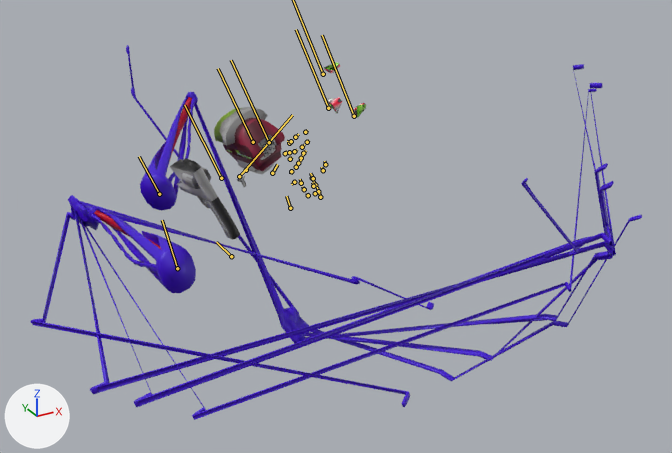
The FBX model Badass_Upgrade/DESIGN/GrupoA/Player/Rifle/Armature/rifle_v1.fbx as it was, and as the next commit left it.
Camera for both pictures: a 50 mm camera at (-0.0523, -0.1566, 0.0712) aimed at (0.0292, -0.0084, -0.0029). Arrows for +X, +Y and +Z are at lower left; the lights stay in place. Both versions are drawn at frame 295 of the action 'Default Take'; the numbers are the values there. The bones that bend it are drawn over the model as lines.

Objects in the first picture: 'Cube_005', 'RArm', 'Rifle1', 'Rifle2', 'Rotating_Blade', 'Rotating_Blade_001', 'Rotating_Blade_002', 'Trigger'.
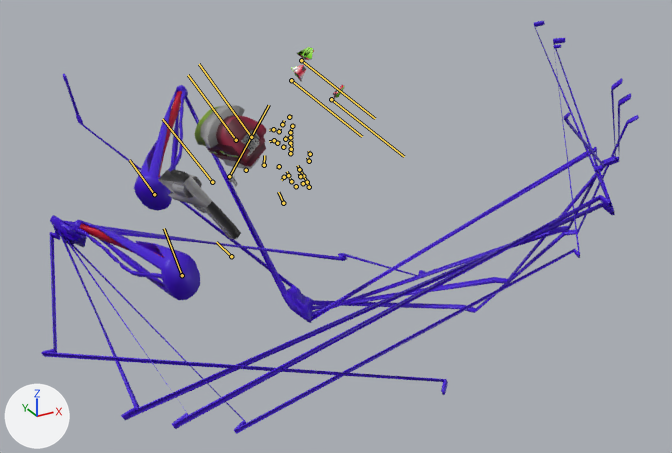
The edits, one by one:
Bone 'Bone' (bone_bone) moves from (-0.746, 0.158, 0.586) to (-0.934, 0.111, 0.586).
Bone 'Bone' (bone_bone) turns from (0, 11, 23) to (1, 16, 33) degrees about its own x, y and z.
Bone 'Bone_003' (bone_bone_003) moves from (0.0, 0.0, 0.0) to (0.0, -1.063, 0.419).
Bone 'Bone_003' (bone_bone_003) turns from (0, 0, 0) to (141, 0, 0) degrees about its own x, y and z.
Bone 'Bone_004' (bone_bone_004) moves from (0.0, 0.0, 0.0) to (0.0, 0.793, 0.562).
Bone 'Bone_004' (bone_bone_004) turns from (0, 0, 0) to (141, 0, 0) degrees about its own x, y and z.
Bone 'Bone_005' (bone_bone_005) moves from (0.0, 0.0, 0.0) to (0.0, 0.271, -0.98).
Bone 'Bone_005' (bone_bone_005) turns from (0, 0, 0) to (141, 0, 0) degrees about its own x, y and z.
Bone 'Bone_0' (bone_bone_0) moves from (-0.908, -0.144, -0.283) to (-0.882, -0.218, -0.136).
Bone 'Bone_0' (bone_bone_0) turns from (1, 9, 12) to (2, 16, 16) degrees about its own x, y and z.
Bone 'Bone_2' (bone_bone_2) turns from (0, 0, 6) to (0, 0, 9) degrees about its own x, y and z.
Bone 'Bone_016' (bone_bone_016) moves from (0.122, 0.0, 0.005) to (0.024, 0.0, -0.014).
Bone 'Bone_016' (bone_bone_016) turns from (8, -38, 18) to (8, -38, 24) degrees about its own x, y and z.
Bone 'Bone_017' (bone_bone_017) turns from (-96, -5, 19) to (-84, 7, 18) degrees about its own x, y and z.

Changed parts and their boxes [x1, y1, x2, y2] in the pictures (672 x 453 px):
'RArm', posed (16% taller): before [30, 64, 616, 420]; after [41, 21, 615, 434]
'Cube_005', posed (12% wider, 26% shorter): before [126, 45, 642, 381]; after [63, 73, 639, 323]
'Rifle2', posed: before [214, 107, 285, 174]; after [194, 104, 266, 169]
'Rifle1', posed (18% wider, 13% shorter): before [170, 158, 240, 239]; after [158, 169, 241, 239]
'Rotating_Blade_001', posed: before [326, 98, 342, 113]; after [297, 47, 314, 60]
'Rotating_Blade', posed: before [354, 102, 366, 118]; after [291, 65, 306, 82]
'Rotating_Blade_002', posed: before [324, 62, 340, 73]; after [333, 85, 345, 98]
'Trigger', posed: before [237, 175, 246, 187]; after [228, 174, 238, 187]
bone 'Bone', root to tip: before (221, 178) to (184, 105); after (212, 182) to (162, 119)
bone 'Bone_004', root to tip: before (328, 108) to (296, 29); after (301, 60) to (375, 118)
bone 'Bone_005', root to tip: before (354, 116) to (322, 35); after (291, 80) to (362, 136)
bone 'Bone_0', root to tip: before (177, 268) to (162, 220); after (182, 275) to (164, 228)
bone 'Bone_2', root to tip: before (290, 208) to (286, 196); after (283, 203) to (278, 192)
bone 'Bone_016', root to tip: before (159, 194) to (139, 156); after (154, 194) to (129, 160)
bone 'Bone_017', root to tip: before (272, 173) to (277, 164); after (264, 165) to (264, 155)
